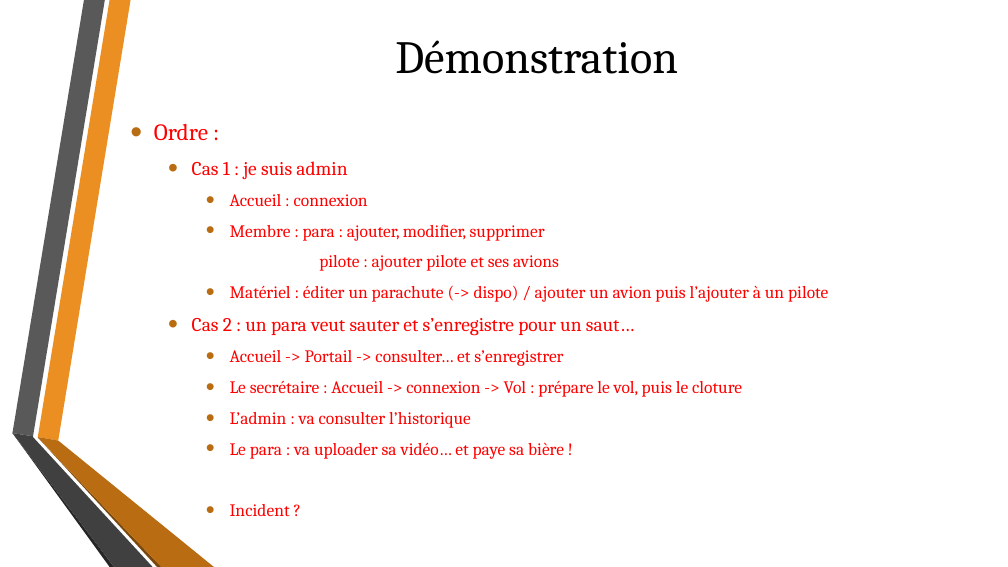
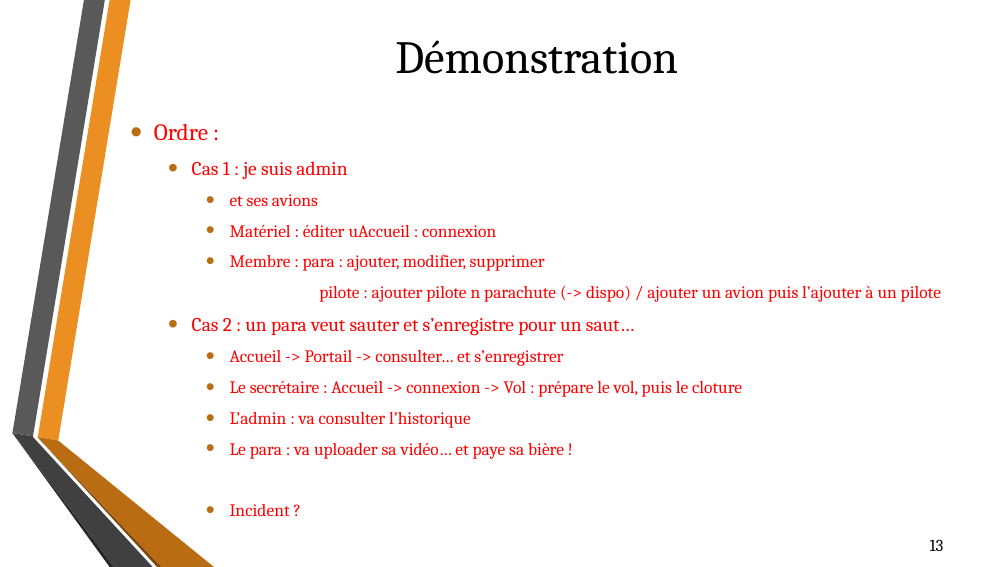
Before and after one commit to ddevillers/ncdz, a slide deck: slide 13 of NC-DROPZONE.pptx (slide 9 before the commit). Drawn at 1008x567 pixels with LibreOffice and Linux fonts; fonts in the diff are those of the drawing; background and template pictures are left out. Boxes give left, top, right and bottom in pixels: in the first picture for what was removed or moved away, otherwise in the second. Text is boxed around its words. In the diff, an @@ line names an element or a change of style, - is before the commit and + after.

Commit message:
PPT

```diff
--- a/NC-DROPZONE.pptx
+++ b/NC-DROPZONE.pptx
@@ text at (230, 194, 496, 237): text changed @@
-    • Accueil : connexion
+    • et ses avions
+    • Matériel : éditer uAccueil : connexion
@@ text at (319, 286, 941, 302): text changed @@
-    pilote : ajouter pilote et ses avions
-    • Matériel : éditer un parachute (-> dispo) / ajouter un avion puis l’ajouter à un pilote
+    pilote : ajouter pilote n parachute (-> dispo) / ajouter un avion puis l’ajouter à un pilote
@@ page number added at (930, 539, 944, 551), 16 pt, text #000000 @@
+13
```
Also in this commit, not shown: 7 other slides changed, 5 slides added, 1 slide removed, 1 other file.
